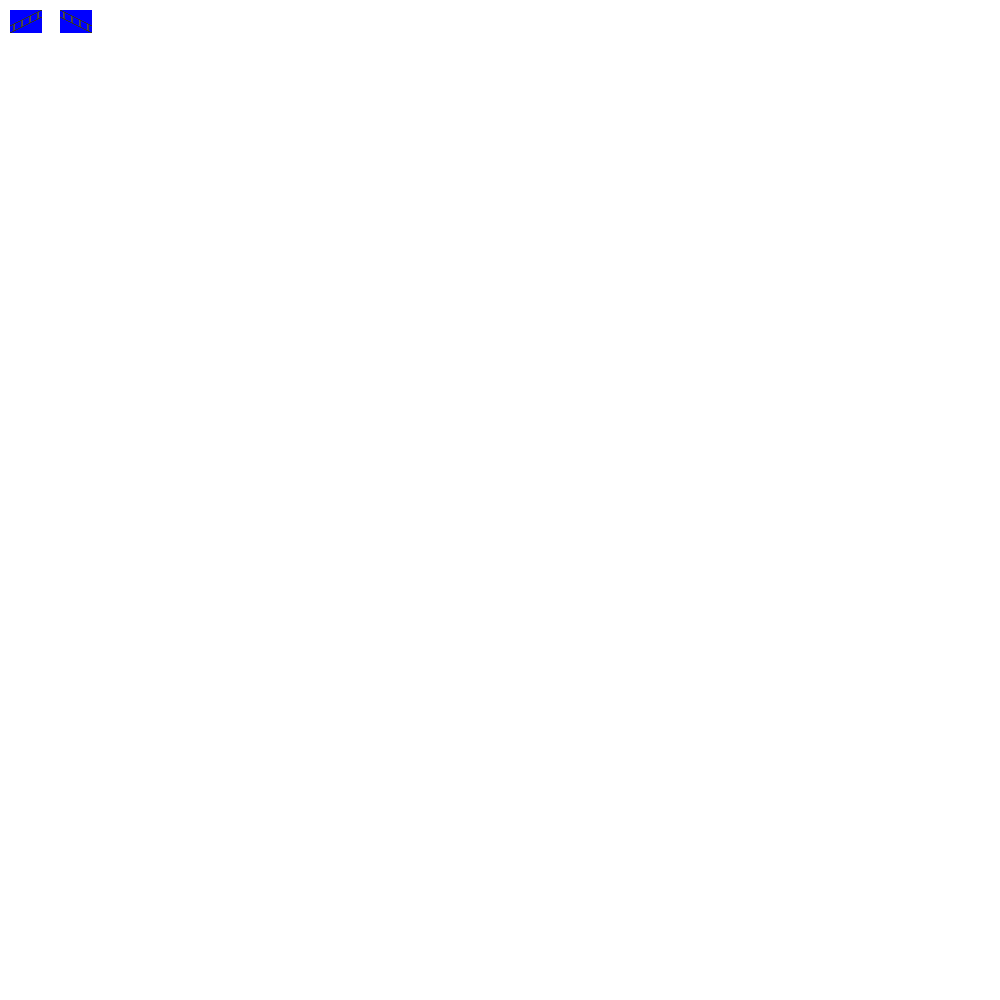
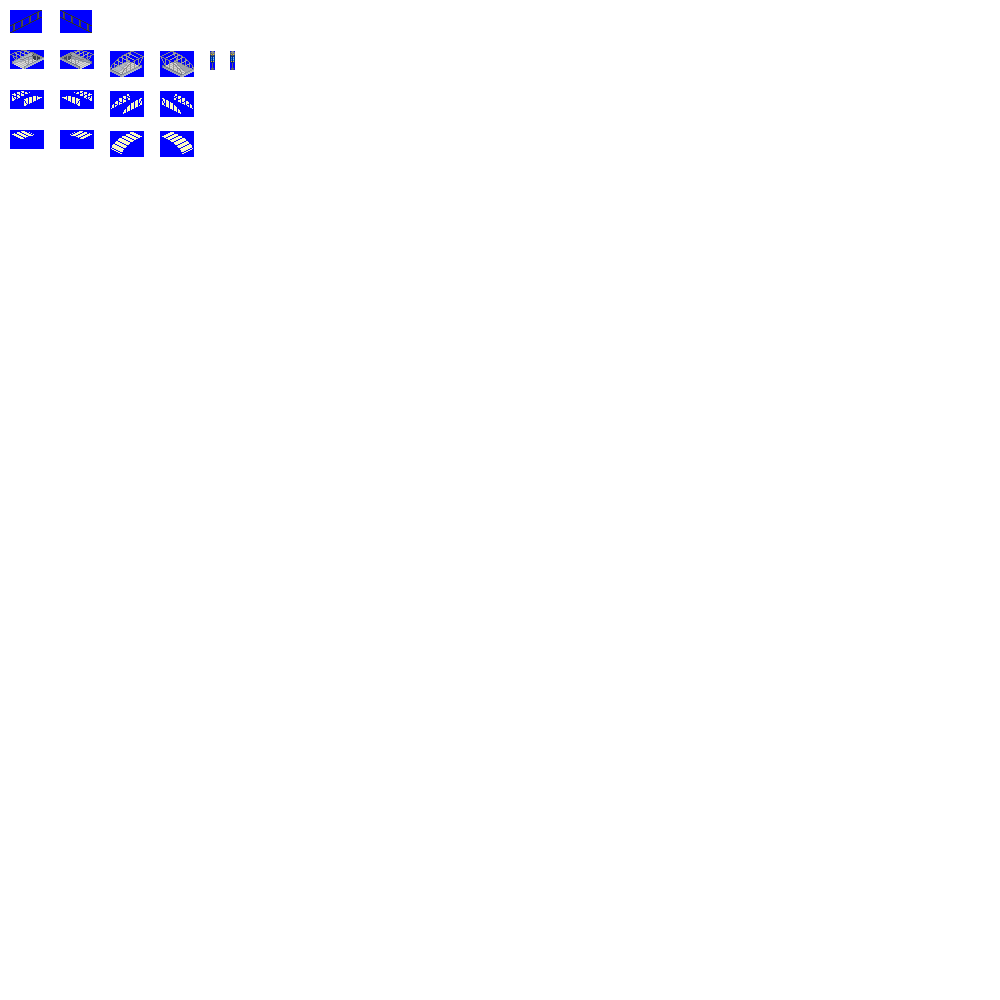
The second 1000 × 1000 image is a revision of the first. Changes to its layers:
added layer "transparent" above "transparent2" over [12, 131, 193, 154]
added layer "transparent2" above "layer2" over [12, 91, 193, 114]
added layer "layer2" above "layer1" over [210, 51, 235, 70]
added layer "layer1" above "sprites" over [10, 50, 94, 65]
painted on "sprites" over [12, 51, 194, 77]
painted on "배경" over [10, 50, 235, 157]
